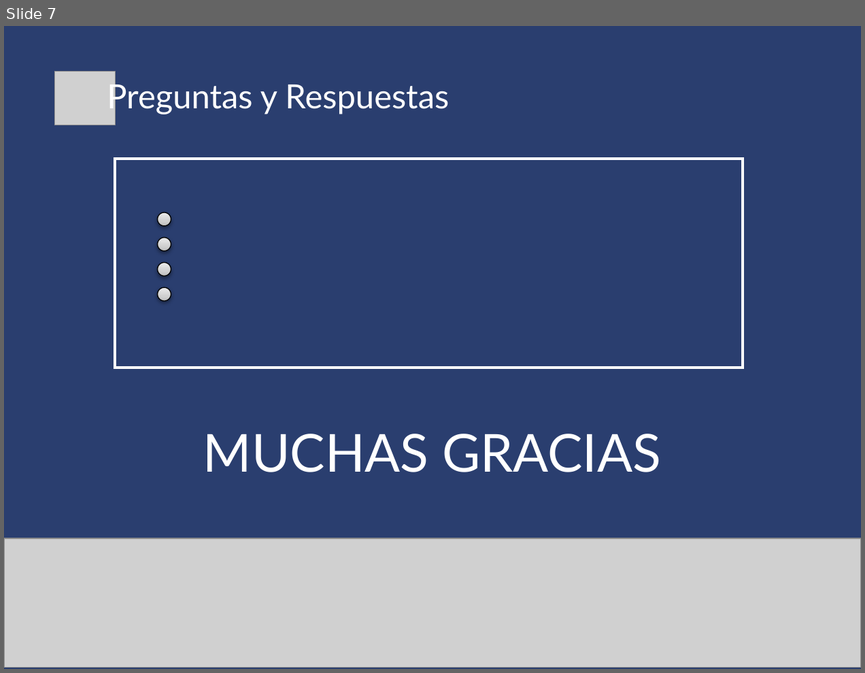
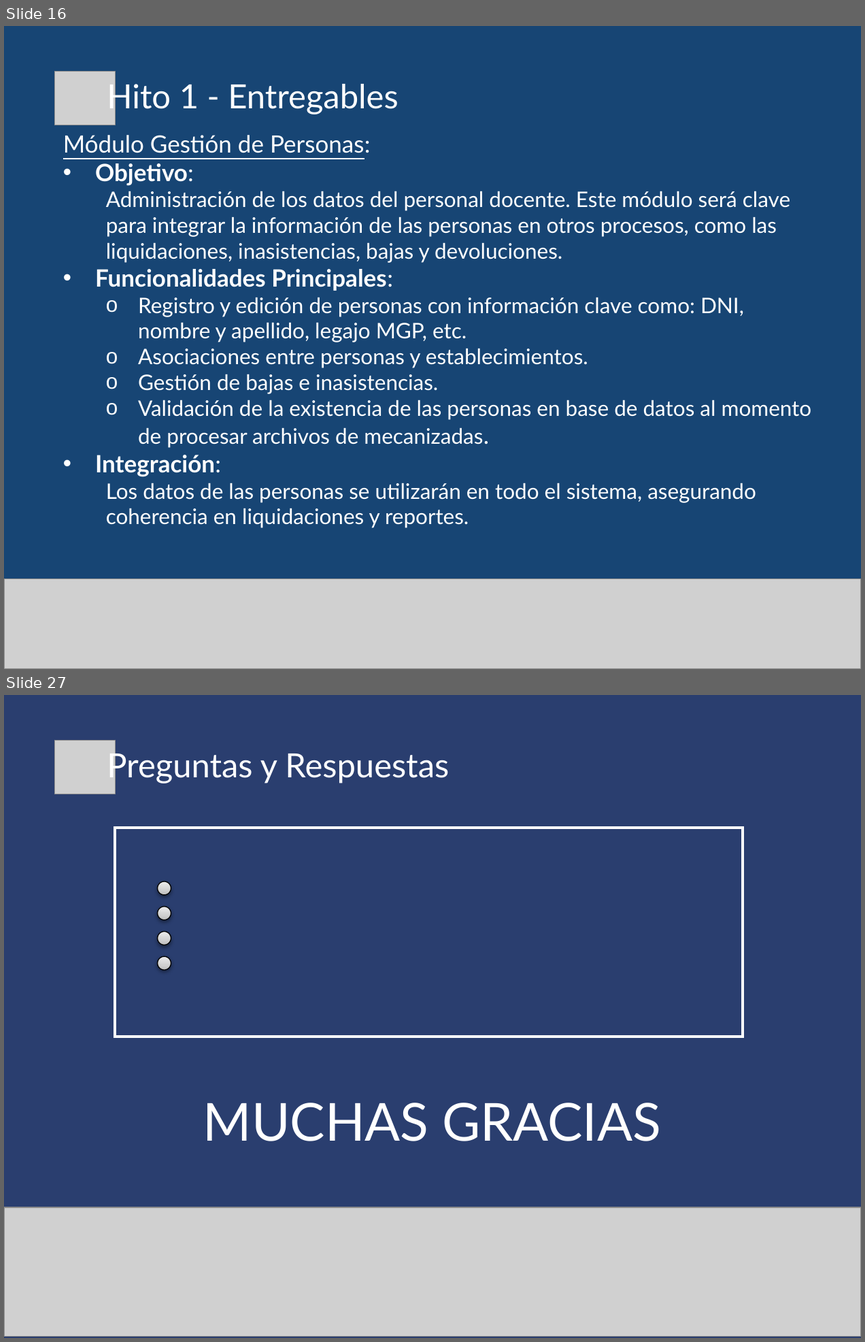
Before and after one commit to gabulopezmdq-ui/Eventia, a slide deck: Documentacion/DocumentacionProyecto/Presentaciones/MEC_Hito1.pptx. Shown one above the other, each under a label of ours: slide 7 before the commit, slides 16 and 27 after it; the slides between them are not shown. The pictures are 865x673 and 865x1342 pixels, drawn with LibreOffice and Linux fonts; fonts in the diff are those of the drawing; grey boxes stand for pictures. Boxes give left, top, right and bottom in pixels: in the first picture for what was removed or moved away, otherwise in the second. Text is boxed around its words. In the diff, an @@ line names an element or a change of style, - is before the commit and + after.

```diff
--- a/Documentacion/DocumentacionProyecto/Presentaciones/MEC_Hito1.pptx
+++ b/Documentacion/DocumentacionProyecto/Presentaciones/MEC_Hito1.pptx
@@ slide 16 added at <box>4,26,861,669</box>, background #174574 @@
@@ picture added at <box>54,72,116,125</box> @@
@@ text added at <box>107,79,398,115</box>, 28 pt, text #FFFFFF @@
+Hito 1 - Entregables
@@ text added at <box>63,135,812,528</box>, 18 pt, text #FFFFFF @@
+Módulo Gestión de Personas:
+• Objetivo:
+  Administración de los datos del personal docente. Este módulo será clave para integrar la información de las personas en otros procesos, como las liquidaciones, inasistencias, bajas y devoluciones.
+• Funcionalidades Principales:
+  o Registro y edición de personas con información clave como: DNI, nombre y apellido, legajo MGP, etc.
+  o Asociaciones entre personas y establecimientos.
+  o Gestión de bajas e inasistencias.
+  o Validación de la existencia de las personas en base de datos al momento de procesar archivos de mecanizadas.
+• Integración:
+  Los datos de las personas se utilizarán en todo el sistema, asegurando coherencia en liquidaciones y reportes.
@@ picture added at <box>4,579,861,669</box> @@
@@ what was slide 7 is now slide 27 @@
```
Also in this commit, not shown: 5 slides changed, 19 other slides added.
